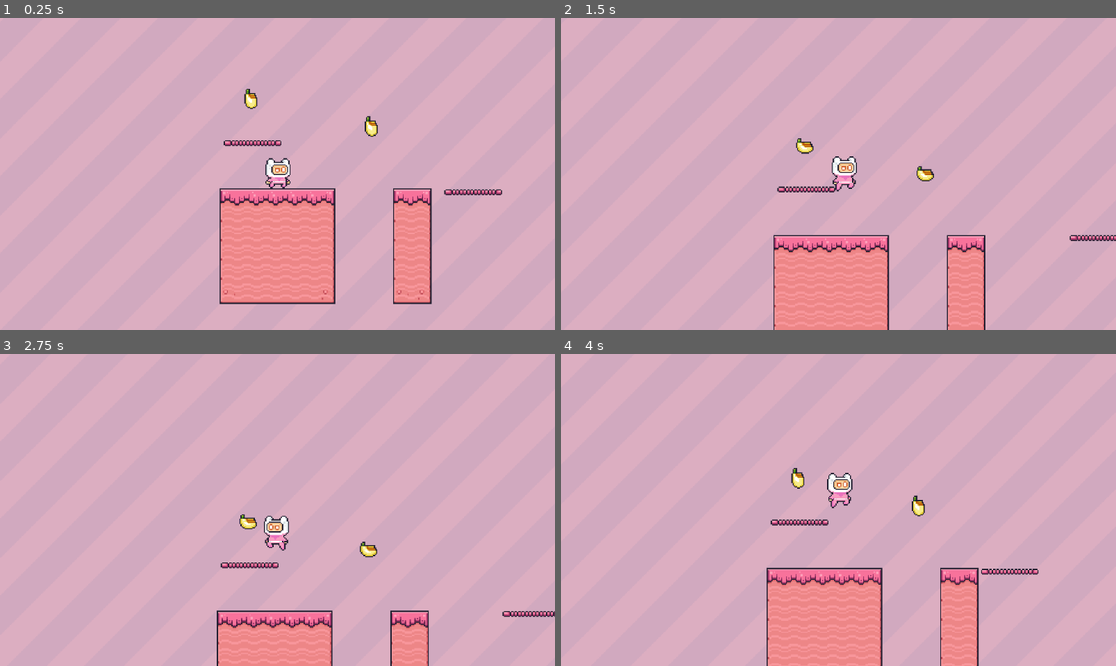
Above: before the commit, frames 1-4 (two rows, left to right).
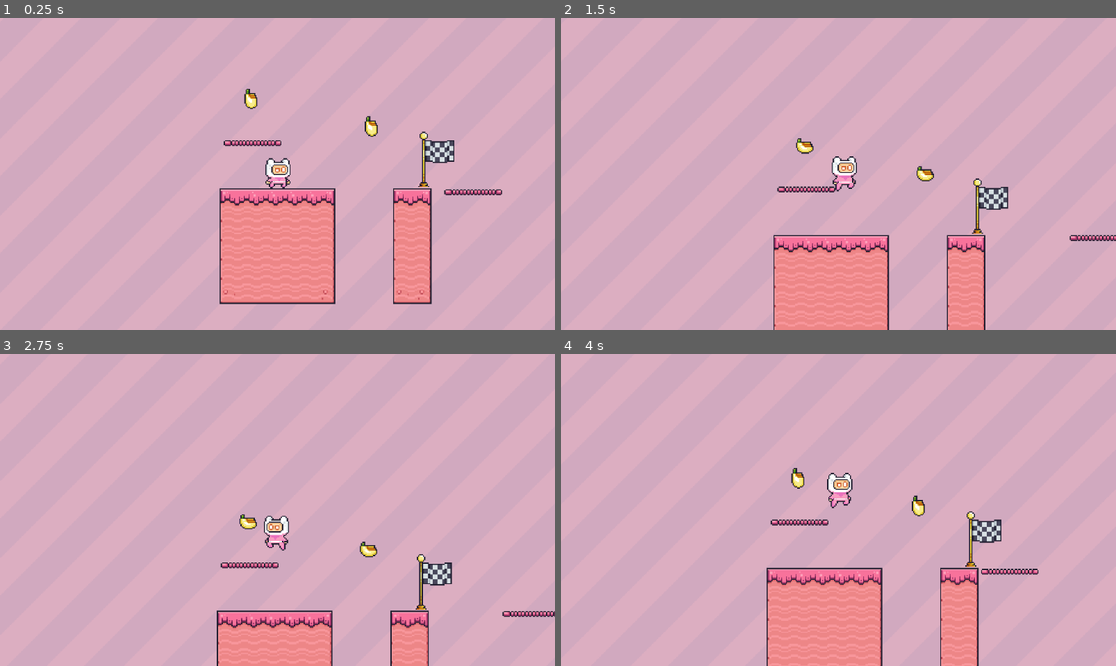
Above: after the commit, the same moments.

Repository: sopip/Godot-first-platformer
Game: Godot game, scene res://Scenes/Level1.tscn
Two runs of this game, one before a commit and one after it. Both use one fixed random seed, a clock stepped at 60 frames per second and the inputs below. Before the commit the project starts from res://Scenes/MainScene.tscn.
Inputs:
- Up to frame 1 (0.25 s): no input
- Up to frame 2 (1.5 s): tap Enter (ui_accept) at 0.5, 0.77 s; tap A (a) at 0.6 s; tap D (d) at 0.8, 1.35 s
- Up to frame 3 (2.75 s): tap Enter (ui_accept) at 1.52 s; tap W (w) at 1.55, 2.1 s; tap A (a) at 2.3 s
- Up to frame 4 (4 s): tap A (a) at 2.85 s; tap Enter (ui_accept) at 3.02, 3.77 s; tap D (d) at 3.05, 3.6 s; tap W (w) at 3.8 s

The runs differ from the first frame. In frame 1, 0.5% of the frame differs, in the area x 75-82%, y 36-55%; in frame 2, 0.5%; in frame 3, 0.5%, in the area x 74-82%, y 64-82%; in frame 4, 0.5%.

Commit message:
next level collision mask virker

Diff:
--- a/Scenes/MainScene.tscn
+++ b/Scenes/Level1.tscn
@@ -1,15 +1,15 @@
 [gd_scene load_steps=20 format=3 uid="uid://deqhy25righ1g"]
 
-[ext_resource type="Script" path="res://Scripts/Global.gd" id="1_3adsb"]
-[ext_resource type="PackedScene" uid="uid://du8c4c3ryx7y3" path="res://Scenes/player.tscn" id="1_3ok37"]
-[ext_resource type="Texture2D" uid="uid://dae5dd7g3ierr" path="res://Assets/Background/Pink.png" id="1_lqyxv"]
-[ext_resource type="Texture2D" uid="uid://bppmr1v7qalt2" path="res://Assets/Terrain/Terrain cutesy.png" id="1_nfdpa"]
-[ext_resource type="PackedScene" uid="uid://drynmy0f1hxf" path="res://Scenes/Platform.tscn" id="3_mgl5h"]
-[ext_resource type="PackedScene" uid="uid://dxgjys7yydevu" path="res://Scenes/coin.tscn" id="4_tn6j3"]
-[ext_resource type="PackedScene" uid="uid://dbkbcrnap4js7" path="res://Scenes/next_level.tscn" id="7_g5xfk"]
+[ext_resource type="Script" path="res://Scripts/Global.gd" id="1_kc6ft"]
+[ext_resource type="Texture2D" uid="uid://dae5dd7g3ierr" path="res://Assets/Background/Pink.png" id="2_gacph"]
+[ext_resource type="Texture2D" uid="uid://bppmr1v7qalt2" path="res://Assets/Terrain/Terrain cutesy.png" id="3_a12gw"]
+[ext_resource type="PackedScene" uid="uid://drynmy0f1hxf" path="res://Scenes/Platform.tscn" id="4_8vma3"]
+[ext_resource type="PackedScene" uid="uid://du8c4c3ryx7y3" path="res://Scenes/Player.tscn" id="5_4fk7l"]
+[ext_resource type="PackedScene" uid="uid://dxgjys7yydevu" path="res://Scenes/coin.tscn" id="6_p352x"]
+[ext_resource type="PackedScene" uid="uid://befb3dxabt3sa" path="res://Scenes/next_level.tscn" id="7_irv8t"]
 
 [sub_resource type="TileSetAtlasSource" id="TileSetAtlasSource_bo0h1"]
-texture = ExtResource("1_lqyxv")
+texture = ExtResource("2_gacph")
 0:0/0 = 0
 0:0/0/physics_layer_0/linear_velocity = Vector2(0, 0)
 0:0/0/physics_layer_0/angular_velocity = 0.0
@@ -818,7 +818,7 @@
 }
 autoplay = "RESET"
 
-[node name="Player" parent="." instance=ExtResource("1_3ok37")]
+[node name="Player" parent="." instance=ExtResource("5_4fk7l")]
 collision_layer = 2
 
 [node name="Camera2D" type="Camera2D" parent="Player"]
@@ -827,34 +827,34 @@
 position_smoothing_enabled = true
 position_smoothing_speed = 8.0
 
+[node name="NextLevel" parent="." instance=ExtResource("7_irv8t")]
+position = Vector2(130, -33)
+
 [node name="Coins" type="Node" parent="."]
 
-[node name="Coins3" parent="Coins" instance=ExtResource("4_tn6j3")]
+[node name="Coins3" parent="Coins" instance=ExtResource("6_p352x")]
 position = Vector2(345, -33)
 
-[node name="Coins4" parent="Coins" instance=ExtResource("4_tn6j3")]
+[node name="Coins4" parent="Coins" instance=ExtResource("6_p352x")]
 position = Vector2(443, -167)
 
-[node name="Coins5" parent="Coins" instance=ExtResource("4_tn6j3")]
+[node name="Coins5" parent="Coins" instance=ExtResource("6_p352x")]
 position = Vector2(570, -29)
 
-[node name="Coins6" parent="Coins" instance=ExtResource("4_tn6j3")]
+[node name="Coins6" parent="Coins" instance=ExtResource("6_p352x")]
 position = Vector2(781, -256)
 
-[node name="Coins7" parent="Coins" instance=ExtResource("4_tn6j3")]
+[node name="Coins7" parent="Coins" instance=ExtResource("6_p352x")]
 position = Vector2(960, -187)
 
-[node name="Coins8" parent="Coins" instance=ExtResource("4_tn6j3")]
+[node name="Coins8" parent="Coins" instance=ExtResource("6_p352x")]
 position = Vector2(769, -61)
 
-[node name="Coins2" parent="Coins" instance=ExtResource("4_tn6j3")]
+[node name="Coins2" parent="Coins" instance=ExtResource("6_p352x")]
 position = Vector2(78, -50)
 
-[node name="Coins" parent="Coins" instance=ExtResource("4_tn6j3")]
+[node name="Coins" parent="Coins" instance=ExtResource("6_p352x")]
 position = Vector2(-22, -73)
 
-[node name="Coin" parent="Coins" instance=ExtResource("4_tn6j3")]
+[node name="Coin" parent="Coins" instance=ExtResource("6_p352x")]
 position = Vector2(1122, -257)
-
-[node name="NextLevel" parent="." instance=ExtResource("7_g5xfk")]
-position = Vector2(2149, -96)
--- /dev/null
+++ b/Scenes/Level2.tscn
@@ -0,0 +1,3 @@
+[gd_scene format=3 uid="uid://bqcuasqoofqjc"]
+
+[node name="Node2D" type="Node2D"]
--- a/Scenes/next_level.gd
+++ b/Scenes/next_level.gd
@@ -1,11 +1,16 @@
 extends Area2D
 
+
+# Called when the node enters the scene tree for the first time.
+func _ready():
+	pass # Replace with function body.
+
+
+# Called every frame. 'delta' is the elapsed time since the previous frame.
+func _process(delta):
+	pass
+
+
 func _on_body_entered(body):
-	if body.is_in_group("player"):  # hvis kollisionen er med spilleren
-		$CollisionShape2D.disabled = true
-
-		$AnimatedSprite2D.connect("animation_finished", Callable(self, "_on_animation_finished"))
-
-# når collected animationen er færdig:
-func _on_animation_finished():
-	queue_free()  # collected animationen fjernes
+	print("hello")
+	pass # Replace with function body.
--- a/Scenes/next_level.tscn
+++ b/Scenes/next_level.tscn
@@ -1,100 +1,98 @@
-[gd_scene load_steps=15 format=3 uid="uid://dbkbcrnap4js7"]
+[gd_scene load_steps=15 format=3 uid="uid://befb3dxabt3sa"]
 
-[ext_resource type="Script" path="res://Scenes/next_level.gd" id="1_w4dnp"]
-[ext_resource type="Texture2D" uid="uid://bp0c1dxyexxhs" path="res://Assets/Items/Checkpoints/Checkpoint/Checkpoint (Flag Idle)(64x64).png" id="2_07uqh"]
+[ext_resource type="Script" path="res://Scenes/Next_level.gd" id="1_b5nww"]
+[ext_resource type="Texture2D" uid="uid://bp0c1dxyexxhs" path="res://Assets/Items/Checkpoints/Checkpoint/Checkpoint (Flag Idle)(64x64).png" id="2_mluhe"]
 
-[sub_resource type="AtlasTexture" id="AtlasTexture_yir41"]
-atlas = ExtResource("2_07uqh")
+[sub_resource type="AtlasTexture" id="AtlasTexture_0kksu"]
+atlas = ExtResource("2_mluhe")
 region = Rect2(0, 0, 64, 64)
 
-[sub_resource type="AtlasTexture" id="AtlasTexture_500qq"]
-atlas = ExtResource("2_07uqh")
+[sub_resource type="AtlasTexture" id="AtlasTexture_w32gi"]
+atlas = ExtResource("2_mluhe")
 region = Rect2(64, 0, 64, 64)
 
-[sub_resource type="AtlasTexture" id="AtlasTexture_02g8g"]
-atlas = ExtResource("2_07uqh")
+[sub_resource type="AtlasTexture" id="AtlasTexture_5wal3"]
+atlas = ExtResource("2_mluhe")
 region = Rect2(128, 0, 64, 64)
 
-[sub_resource type="AtlasTexture" id="AtlasTexture_85cj4"]
-atlas = ExtResource("2_07uqh")
+[sub_resource type="AtlasTexture" id="AtlasTexture_6qxlb"]
+atlas = ExtResource("2_mluhe")
 region = Rect2(192, 0, 64, 64)
 
-[sub_resource type="AtlasTexture" id="AtlasTexture_gug5x"]
-atlas = ExtResource("2_07uqh")
+[sub_resource type="AtlasTexture" id="AtlasTexture_130kl"]
+atlas = ExtResource("2_mluhe")
 region = Rect2(256, 0, 64, 64)
 
-[sub_resource type="AtlasTexture" id="AtlasTexture_nbeeq"]
-atlas = ExtResource("2_07uqh")
+[sub_resource type="AtlasTexture" id="AtlasTexture_csixl"]
+atlas = ExtResource("2_mluhe")
 region = Rect2(320, 0, 64, 64)
 
-[sub_resource type="AtlasTexture" id="AtlasTexture_4yn0f"]
-atlas = ExtResource("2_07uqh")
+[sub_resource type="AtlasTexture" id="AtlasTexture_75sex"]
+atlas = ExtResource("2_mluhe")
 region = Rect2(384, 0, 64, 64)
 
-[sub_resource type="AtlasTexture" id="AtlasTexture_bk6qk"]
-atlas = ExtResource("2_07uqh")
+[sub_resource type="AtlasTexture" id="AtlasTexture_awnwc"]
+atlas = ExtResource("2_mluhe")
 region = Rect2(448, 0, 64, 64)
 
-[sub_resource type="AtlasTexture" id="AtlasTexture_wql71"]
-atlas = ExtResource("2_07uqh")
+[sub_resource type="AtlasTexture" id="AtlasTexture_55qw6"]
+atlas = ExtResource("2_mluhe")
 region = Rect2(512, 0, 64, 64)
 
-[sub_resource type="AtlasTexture" id="AtlasTexture_xd2oj"]
-atlas = ExtResource("2_07uqh")
+[sub_resource type="AtlasTexture" id="AtlasTexture_2rxxj"]
+atlas = ExtResource("2_mluhe")
 region = Rect2(576, 0, 64, 64)
 
-[sub_resource type="SpriteFrames" id="SpriteFrames_mojmk"]
+[sub_resource type="SpriteFrames" id="SpriteFrames_8vlqu"]
 animations = [{
 "frames": [{
 "duration": 1.0,
-"texture": SubResource("AtlasTexture_yir41")
+"texture": SubResource("AtlasTexture_0kksu")
 }, {
 "duration": 1.0,
-"texture": SubResource("AtlasTexture_500qq")
+"texture": SubResource("AtlasTexture_w32gi")
 }, {
 "duration": 1.0,
-"texture": SubResource("AtlasTexture_02g8g")
+"texture": SubResource("AtlasTexture_5wal3")
 }, {
 "duration": 1.0,
-"texture": SubResource("AtlasTexture_85cj4")
+"texture": SubResource("AtlasTexture_6qxlb")
 }, {
 "duration": 1.0,
-"texture": SubResource("AtlasTexture_gug5x")
+"texture": SubResource("AtlasTexture_130kl")
 }, {
 "duration": 1.0,
-"texture": SubResource("AtlasTexture_nbeeq")
+"texture": SubResource("AtlasTexture_csixl")
 }, {
 "duration": 1.0,
-"texture": SubResource("AtlasTexture_4yn0f")
+"texture": SubResource("AtlasTexture_75sex")
 }, {
 "duration": 1.0,
-"texture": SubResource("AtlasTexture_bk6qk")
+"texture": SubResource("AtlasTexture_awnwc")
 }, {
 "duration": 1.0,
-"texture": SubResource("AtlasTexture_wql71")
+"texture": SubResource("AtlasTexture_55qw6")
 }, {
 "duration": 1.0,
-"texture": SubResource("AtlasTexture_xd2oj")
+"texture": SubResource("AtlasTexture_2rxxj")
 }],
 "loop": true,
 "name": &"default",
-"speed": 12.0
+"speed": 5.0
 }]
 
-[sub_resource type="RectangleShape2D" id="RectangleShape2D_0p1hc"]
-size = Vector2(8, 45)
+[sub_resource type="RectangleShape2D" id="RectangleShape2D_hqcq5"]
+size = Vector2(9, 45)
 
-[node name="NextLevel" type="Area2D"]
-script = ExtResource("1_w4dnp")
+[node name="Area2D" type="Area2D"]
+collision_mask = 2
+script = ExtResource("1_b5nww")
 
 [node name="AnimatedSprite2D" type="AnimatedSprite2D" parent="."]
-sprite_frames = SubResource("SpriteFrames_mojmk")
-autoplay = "default"
-frame_progress = 0.622632
+sprite_frames = SubResource("SpriteFrames_8vlqu")
 
 [node name="CollisionShape2D" type="CollisionShape2D" parent="."]
-position = Vector2(-8, 9.5)
-shape = SubResource("RectangleShape2D_0p1hc")
+position = Vector2(-7.5, 9.5)
+shape = SubResource("RectangleShape2D_hqcq5")
 
-[node name="AnimationPlayer" type="AnimationPlayer" parent="."]
-root_node = NodePath("../CollisionShape2D")
+[connection signal="body_entered" from="." to="." method="_on_body_entered"]
--- a/Scenes/player.tscn
+++ b/Scenes/player.tscn
@@ -243,7 +243,7 @@
 radius = 9.0
 height = 24.0
 
-[node name="Player" type="CharacterBody2D" groups=["player"]]
+[node name="Player" type="CharacterBody2D"]
 z_index = 5
 position = Vector2(0, -16)
 script = ExtResource("1_j8458")
--- a/Scripts/Player.gd
+++ b/Scripts/Player.gd
@@ -13,7 +13,6 @@
 @onready var animated_sprite = $AnimatedSprite2D
 
 
-
 func _process(delta):
 	doubletap_time -= delta
 
@@ -25,6 +24,9 @@
 		else:
 			last_keycode = event.keycode
 		doubletap_time = DOUBLETAP_DELAY
+
+func _ready():
+	add_to_group("player")
 
 func _physics_process(delta):
 	# Add the gravity.
--- a/Scripts/coins.gd
+++ b/Scripts/coins.gd
@@ -6,6 +6,9 @@
 	$AnimatedSprite2D.play("banan") # her kan man ændre mønten
 
 func _on_body_entered(body):
+
+	# print("hello")
+
 	if body.is_in_group("player") and not collected:  # hvis kollisionen er med spilleren
 		collected = true
 		$CollisionShape2D.disabled = true
--- a/project.godot
+++ b/project.godot
@@ -11,7 +11,7 @@
 [application]
 
 config/name="First platformer in Godot"
-run/main_scene="res://Scenes/MainScene.tscn"
+run/main_scene="res://Scenes/Level1.tscn"
 config/features=PackedStringArray("4.2", "Forward Plus")
 config/icon="res://icon.svg"
 
Not shown: 5 places in Scenes/Level1.tscn that only renumber resources
